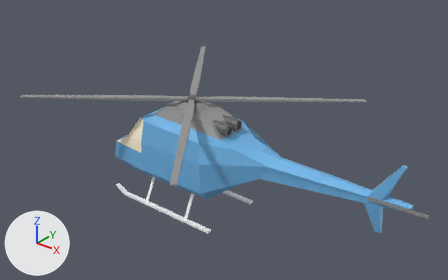
A saved change to the glTF model portfolio/models/helicopter.glb.
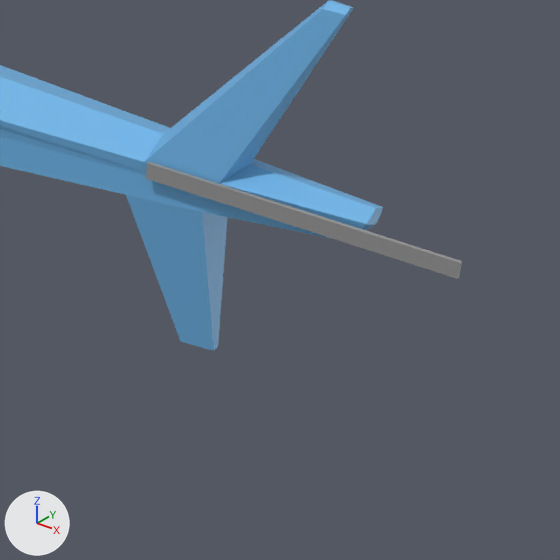
Each version is shown whole from a 50 mm lens placed at (1.534, -1.718, 1.42), pointed at (0.151, 0.01, 0.348), then close up on the part from 76% to 100% of the width and 59% to 98% of the height. Lighting does not change. The marker at lower left points along +X, +Y and +Z. Where no turn or scale is listed for an object, it has been applied to the vertices.

In view in the first close-up: 'back rotor', 'top bit'.
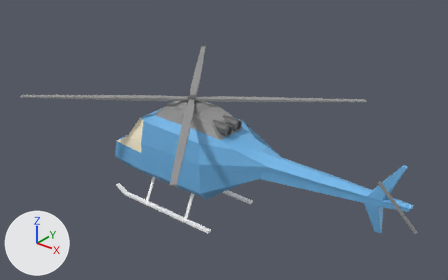
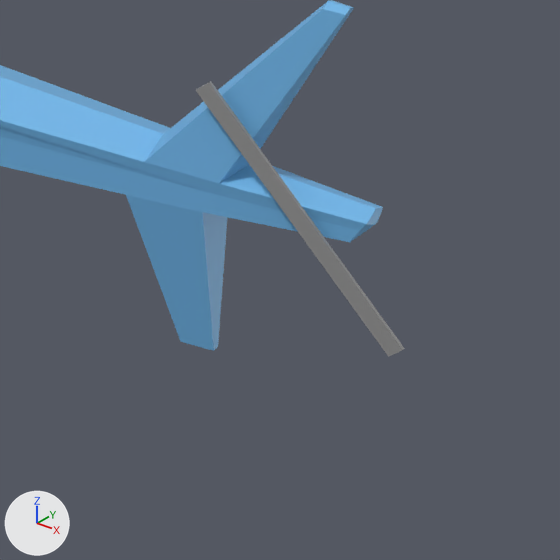
What differs and where, as boxes (x1, y1, x2, y2) in the close-ups (560 x 560 px):
'back rotor', turned
    before: (146, 162, 462, 279)
    after: (196, 81, 404, 357)

Diff of the bpy script that builds the scene:
```diff
--- a/portfolio/models/helicopter.glb.py
+++ b/portfolio/models/helicopter.glb.py
@@ ob_back_rotor @@
 ob_back_rotor.location = (0.8977, -0.0209, 0.342)
-ob_back_rotor.rotation_euler = (0.0, 0.0, 0.06)  # degrees (0, 0, 3.4)
+ob_back_rotor.rotation_euler = (0.0, 0.785, 0.06)  # degrees (0, 45, 3.4)
 ob_back_rotor.scale = (0.0128, 0.0128, 0.0128)
```
